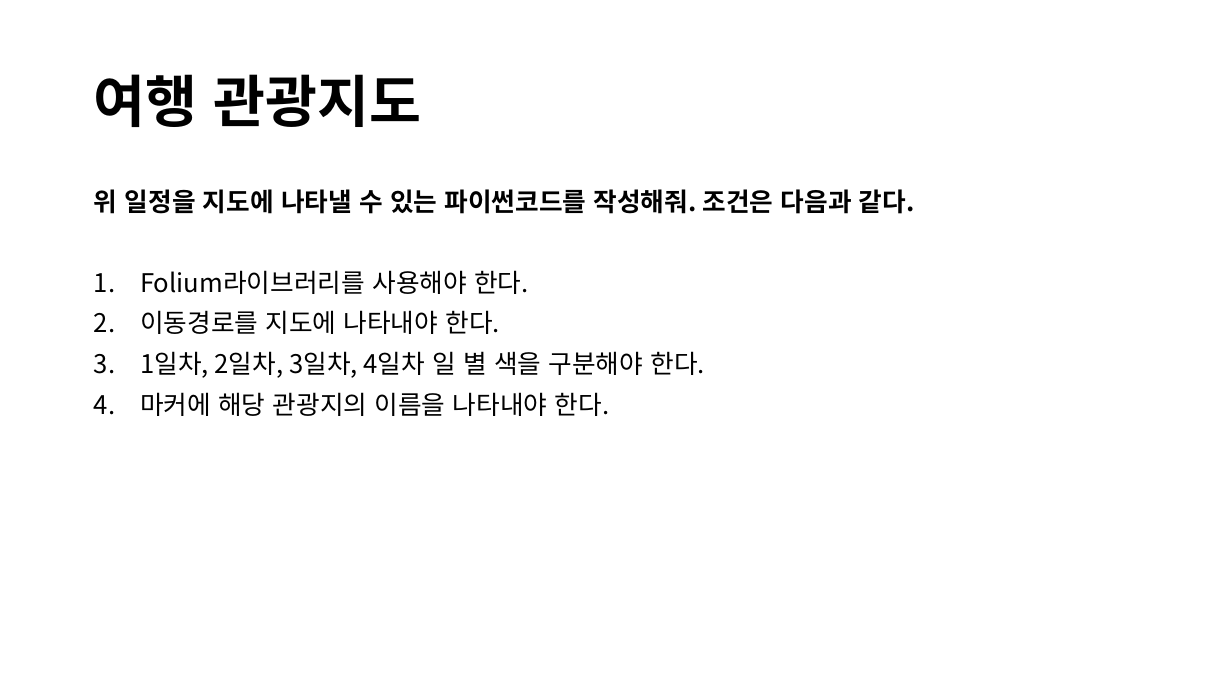
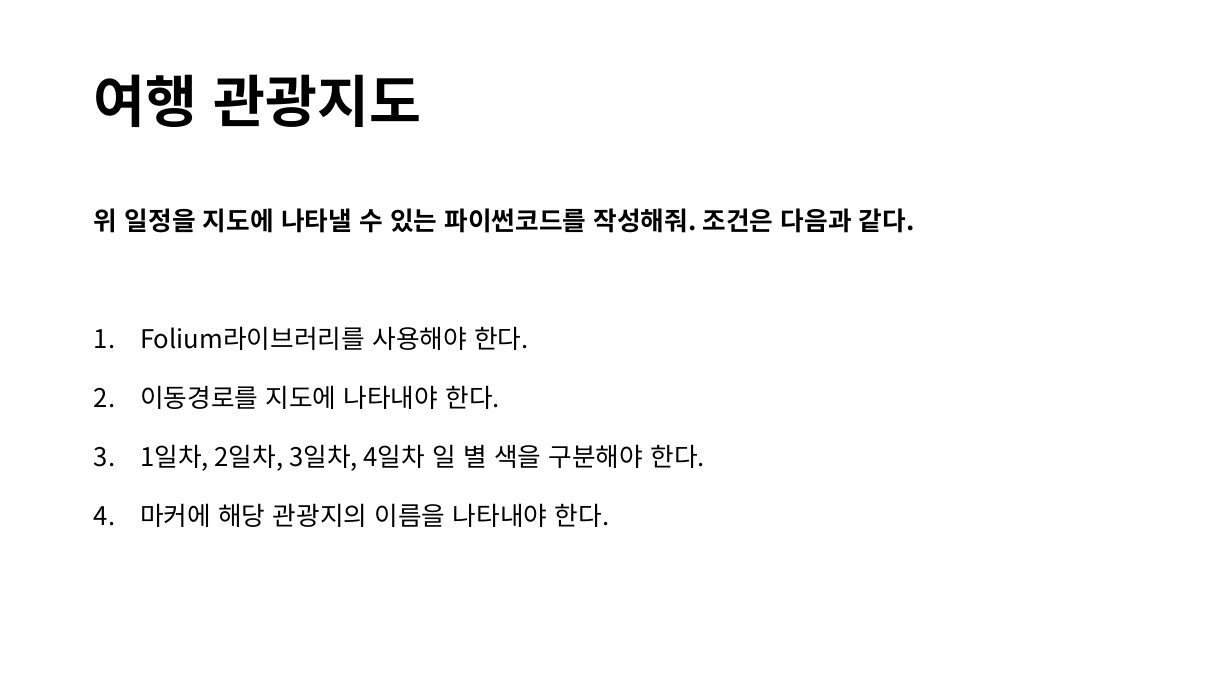
Before and after one commit to lolsaless/Python, a slide deck: slide 6 of 프롬프트 실습.pptx. Drawn at 1232x693 pixels with LibreOffice and Linux fonts; fonts in the diff are those of the drawing. Boxes give left, top, right and bottom in pixels: in the first picture for what was removed or moved away, otherwise in the second. Text is boxed around its words. In the diff, an @@ line names an element or a change of style, - is before the commit and + after.

```diff
--- a/프롬프트 실습.pptx
+++ b/프롬프트 실습.pptx
@@ text "위 일정을 지도에 나타낼 수 ..." at (94,208,915,527): line spacing 0.9 to 1.5 @@
```
Also in this commit, not shown: 9 other slides changed, 4 slides added, 8 other files.
